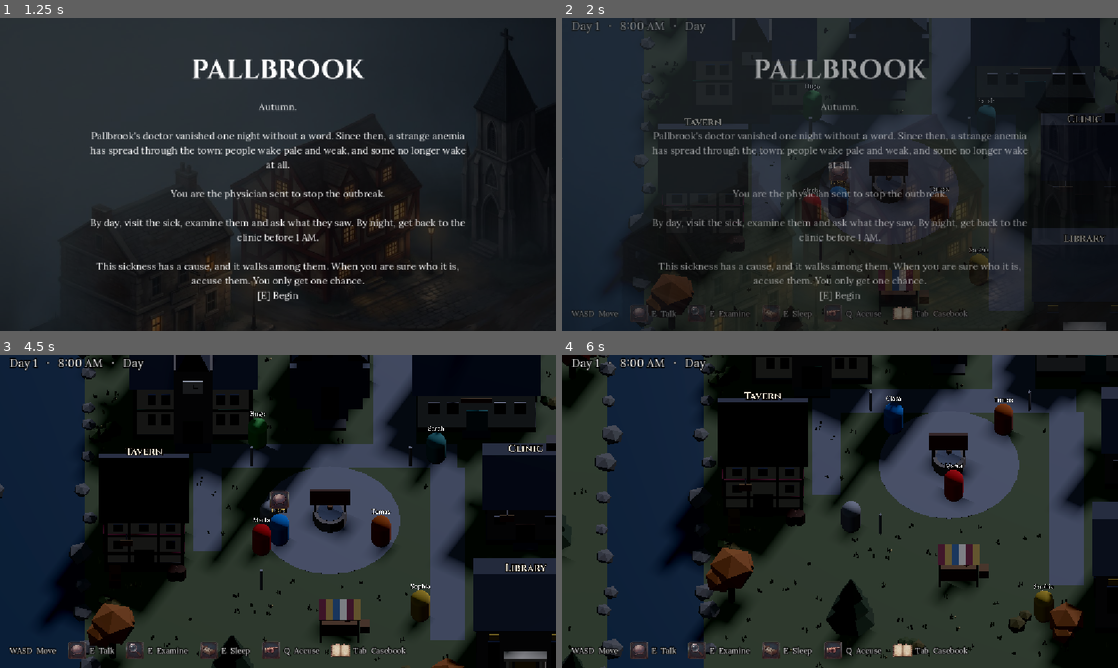
Above: before the commit, frames 1-4 (two rows, left to right).
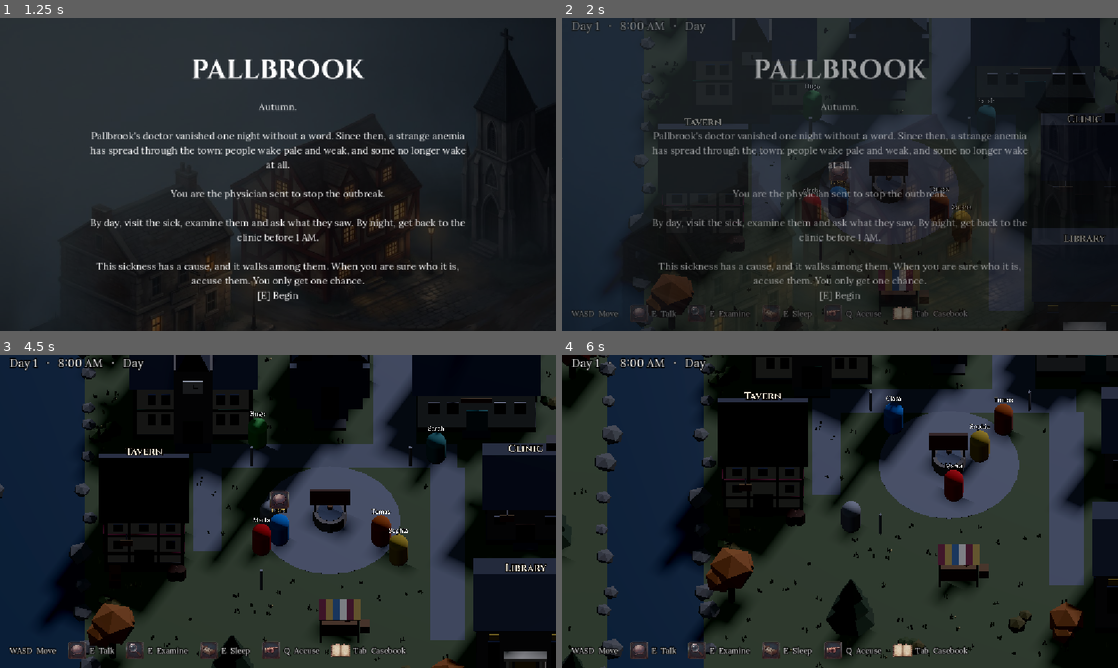
Above: after the commit, the same moments.

Repository: SauloAC/Pallbrook
Game: Godot game, scene res://scenes/mundo/Cidade.tscn
Two runs of this game, one before a commit and one after it. Both use one fixed random seed, a clock stepped at 60 frames per second and the inputs below.
Inputs (mouse positions are in pixels of both pictures, inside the frame that each line leads up to):
- Up to frame 1 (1.25 s): tap Enter at 0.5 s; move the mouse to (400, 158) at 0.52 s; hold D (move_right) from 0.53 s (still down); hold Q (accuse) from 0.53 s (still down); click (400, 158) at 0.67 s
- Up to frame 2 (2 s): tap Space at 1.25 s; move the mouse to (728, 190) at 1.27 s; release D (move_right) at 1.28 s; release Q (accuse) at 1.28 s; hold S (move_down) from 1.28 s (still down); tap E (interact) at 1.35 s; click (728, 190) at 1.42 s
- Up to frame 3 (4.5 s): move the mouse to (333, 442) at 2.02 s; release S (move_down) at 2.03 s; hold D (move_right) 2.03-2.78 s; hold Tab (notebook) 2.03-2.78 s; click (333, 442) at 2.17 s; move the mouse to (250, 574) at 2.77 s; hold W (move_up) 2.78-3.53 s; tap Q (accuse) at 2.85 s; click (250, 574) at 2.92 s; tap Enter at 3.5 s; move the mouse to (444, 558) at 3.52 s; hold E (interact) 3.53-4.28 s; hold A (move_left) from 3.53 s (still down); click (444, 558) at 3.67 s; tap Space at 4.25 s; move the mouse to (111, 464) at 4.27 s; tap Tab (notebook) at 4.35 s; click (111, 464) at 4.42 s
- Up to frame 4 (6 s): move the mouse to (867, 511) at 5.02 s; release A (move_left) at 5.03 s; hold S (move_down) 5.03-5.78 s; hold Q (accuse) 5.03-5.78 s; click (867, 511) at 5.17 s; move the mouse to (756, 433) at 5.77 s; hold D (move_right) from 5.78 s (still down); tap E (interact) at 5.85 s; click (756, 433) at 5.92 s

Frame 1 is identical in both runs. In frame 2, 0.1% of the frame differs, in the area x 70-77%, y 59-79%; in frame 3, 0.8%; in frame 4, 0.8%, in the area x 72-89%, y 22-87%.

Commit message:
Harder deduction: hidden wrist bites and worried patients

Diff:
--- a/scripts/cycle/VampireDirector.gd
+++ b/scripts/cycle/VampireDirector.gd
@@ -127,6 +127,9 @@
 	others.shuffle()
 	for npc in others.slice(0, outbreak_size):
 		npc.feed(randf_range(52.0, 62.0), _pick_trace(npc))
+	# One or two healthy people, frightened by the outbreak, also claim to be ill
+	for npc in others.slice(outbreak_size, outbreak_size + randi_range(1, 2)):
+		npc.worried = true
 
 
 func _pick_victim() -> Node:
--- a/scripts/npc/NPC.gd
+++ b/scripts/npc/NPC.gd
@@ -47,6 +47,10 @@
 const PALE := Color(0.92, 0.9, 0.88)
 var blood := 100.0                    # 0 = dead. The vampire feeds a little each night.
 var bite_traces: Array[String] = []   # What each bite left on the clothes
+var bite_spots: Array[String] = []    # "neck" or "wrist" for each bite
+var wrist_found := false              # Wrist bites hide under the sleeve until a careful exam
+var exam_count := 0
+var worried := false                  # Feels sick from fear of the outbreak, but isn't bitten
 var exams: Array[Dictionary] = []     # The doctor's records, shown on the patient chart
 
 # ---------- Trust in the doctor ----------
@@ -253,6 +257,19 @@
 	return blood < ANEMIA_LEVEL
 
 
+func claims_sickness() -> bool:
+	# Who says they are ill: the anemic, the frightened, and the vampire hiding from the sun
+	return is_anemic() or worried or (is_vampire() and not GameState.is_night)
+
+
+func neck_bitten() -> bool:
+	return bite_spots.has("neck")
+
+
+func marks_visible() -> bool:
+	return neck_bitten() or (bite_spots.has("wrist") and wrist_found)
+
+
 func is_vampire() -> bool:
 	return data != null and data.npc_name == GameState.vampire_name
 
@@ -261,6 +278,7 @@
 func feed(amount: float, trace: String) -> bool:
 	blood = maxf(blood - amount, 0.0)
 	bite_traces.append(trace)
+	bite_spots.append("neck" if randf() < 0.6 else "wrist")
 	_update_color()
 	if blood <= 0.0:
 		die(trace)
@@ -477,7 +495,7 @@
 		place = _plan_place(tonight, hour)
 	if not GameState.is_night:
 		# The sick stay in bed. The vampire hides from the sun and blames the same sickness.
-		if is_anemic() or (is_vampire() and hour >= 8 and hour < 17):
+		if is_anemic() or ((is_vampire() or worried) and hour >= 8 and hour < 17):
 			return data.home
 	# Servants avoid the open square during the day
 	if is_servant and not GameState.is_night and place == "Praca":
@@ -640,7 +658,7 @@
 		if s["night"] == night and s["kind"] == "doctor" and _is_late(s["hour"]):
 			GameState.add_clue("Day %d · %s saw you out near %s at %s and keeps their distance." % [GameState.day, data.npc_name, GameState.place_name(s["place"]), GameState.format_time(s["hour"])])
 			return "I saw you near %s at %s last night, doctor. Decent folk are home by then." % [GameState.place_name(s["place"]), GameState.format_time(s["hour"])]
-	if is_anemic() or (is_vampire() and not GameState.is_night):
+	if claims_sickness():
 		var sick := ["This sickness... I can barely stand, doctor.",
 				"Forgive me, doctor. The light hurts my eyes these days.",
 				"I'm so tired. Is it the same thing the others have?"]
@@ -687,6 +705,11 @@
 	asked["exam"] = GameState.day
 	if is_wary():
 		return "I'd rather you didn't touch me today, doctor."
+	if cared_day == GameState.day and not exams.is_empty():
+		return "You already examined me today, doctor. Nothing has changed since."  # Once per day
+	exam_count += 1
+	if bite_spots.has("wrist") and not wrist_found and (exam_count >= 2 or randf() < 0.35):
+		wrist_found = true  # A closer look this time: under the sleeve
 	var record := vitals()
 	var text := _exam_text(record)
 	GameState.add_clue("Day %d · Exam of %s: %s" % [GameState.day, data.npc_name, text], "evidence")
@@ -708,10 +731,17 @@
 				"temp": ["Cool", "Normal"].pick_random(),
 				"look": ["Good color", "A little pale"].pick_random(), "blood": "Normal",
 				"vitality": 0.95, "marks": false, "old_marks": false, "trace": "", "dead": false}
-	var v := {"marks": not bite_traces.is_empty(), "old_marks": is_servant,
-			"trace": bite_traces[-1] if not bite_traces.is_empty() else "",
+	var trace := ""
+	if marks_visible():
+		trace = bite_traces[-1] + ("" if neck_bitten() else " (wrist)")
+	var v := {"marks": neck_bitten(), "old_marks": is_servant, "trace": trace,
 			"vitality": blood / 100.0, "dead": false}
-	if blood >= 80.0:
+	if worried and blood >= 80.0:
+		# Frightened, not bitten: looks much like the vampire on a single exam
+		v.merge({"pulse": ["60, slow", "64, steady", "68, steady", "72, steady"].pick_random(),
+				"temp": ["Cool", "Normal"].pick_random(),
+				"look": ["Good color", "A little pale"].pick_random(), "blood": "Normal"})
+	elif blood >= 80.0:
 		# Healthy people vary too, so a single slow or cool reading proves nothing
 		v.merge({"pulse": ["64, steady", "68, steady", "72, steady", "76, steady"].pick_random(),
 				"temp": "Cool" if randf() < 0.25 else "Normal", "look": "Good color", "blood": "Normal"})
@@ -726,7 +756,7 @@
 
 func _exam_text(v: Dictionary) -> String:
 	var parts: Array[String] = ["Pulse %s." % v["pulse"]]
-	if is_vampire():
+	if is_vampire() or (worried and blood >= 80.0):
 		parts.append("Complains of weakness, but the blood seems fine.")
 	elif blood >= 80.0:
 		parts.append("Good color.")
@@ -738,8 +768,10 @@
 		parts.append("Grey lips, can barely stand. Severe anemia: one more night like this could kill.")
 	if v["temp"] == "Cool" and blood >= ANEMIA_LEVEL:
 		parts.append("Hands a little cool, but it is autumn.")
-	if not bite_traces.is_empty():
+	if neck_bitten():
 		parts.append("Two small punctures on the neck. On the collar, traces of %s." % bite_traces[-1])
+	elif bite_spots.has("wrist") and wrist_found:
+		parts.append("No marks on the neck, but two small punctures inside the wrist. On the cuff, traces of %s." % bite_traces[-1])
 	elif not is_servant:
 		parts.append("No marks on the neck.")
 	if is_servant:
@@ -948,7 +980,7 @@
 		return "I'll be at the clinic at %s, doctor, as we agreed." % GameState.format_time(appointment_from)
 	if treated_day == GameState.day:
 		return "You already treated me today, doctor. Let the tonic do its work."  # Once per day
-	if blood >= 80.0 and not marked and not is_vampire():
+	if blood >= 80.0 and not marked and not is_vampire() and not worried:
 		return "Me? I feel fine, doctor. Save your medicine for the sick."
 	if not is_vampire() and affinity < 45.0 and randf() < 0.35:
 		return "Tonics and bloodletting... no, doctor. I don't trust medicine."  # Some refuse out of pride or fear
@@ -1005,6 +1037,7 @@
 func _treat() -> void:
 	var was_marked := marked
 	treated_day = GameState.day
+	worried = false  # Reassured by the doctor: back to their normal day
 	appointment_until = -1.0
 	appointment["status"] = "treated"
 	marked = false
--- a/scripts/ui/Notebook.gd
+++ b/scripts/ui/Notebook.gd
@@ -29,6 +29,10 @@
 const BOX_RECTS := [Rect2(82, 558, 190, 69), Rect2(298, 558, 189, 69), Rect2(514, 558, 189, 69), Rect2(729, 558, 189, 69)]
 const TUBE_RECT := Rect2(190, 712, 690, 11)        # The mercury channel of the thermometer
 const BITE := preload("res://assets/ui/chart/bite_marks.png")
+const WRIST_NOTE := preload("res://assets/ui/chart/wrist_note.png")  # Close-up pinned under the clip
+const CLIP := preload("res://assets/ui/chart/chart_clip.png")
+const WRIST_NOTE_POS := Vector2(690, 40)
+const CLIP_POS := Vector2(790, 0)
 const BITE_RECT := Rect2(266, 1152, 66, 51)          # On the side of the neck sketch
 const NOTE_X := 474.0
 const NOTE_LINES := [861, 913, 965, 1018, 1070, 1123, 1175, 1227, 1280]
@@ -436,6 +440,19 @@
 			bite.modulate = Color(0.8, 0.7, 0.6, 0.55)  # Old, healed: brown and faded
 		sheet.add_child(bite)
 
+	# Wrist bite found: a close-up sketch pinned under the paper clip
+	if not last.is_empty() and str(last["trace"]).ends_with("(wrist)"):
+		var note := TextureRect.new()
+		note.texture = WRIST_NOTE
+		note.position = WRIST_NOTE_POS
+		note.mouse_filter = Control.MOUSE_FILTER_IGNORE
+		sheet.add_child(note)
+		var clip := TextureRect.new()
+		clip.texture = CLIP
+		clip.position = CLIP_POS
+		clip.mouse_filter = Control.MOUSE_FILTER_IGNORE
+		sheet.add_child(clip)
+
 	# Exam history, newest first
 	var row := 0
 	for i in range(exams.size() - 1, -1, -1):
Binary file added: assets/ui/chart/chart_clip.png
Not shown, added: assets/ui/chart/chart_clip.png.import
Binary file added: assets/ui/chart/wrist_note.png
Not shown, added: assets/ui/chart/wrist_note.png.import
